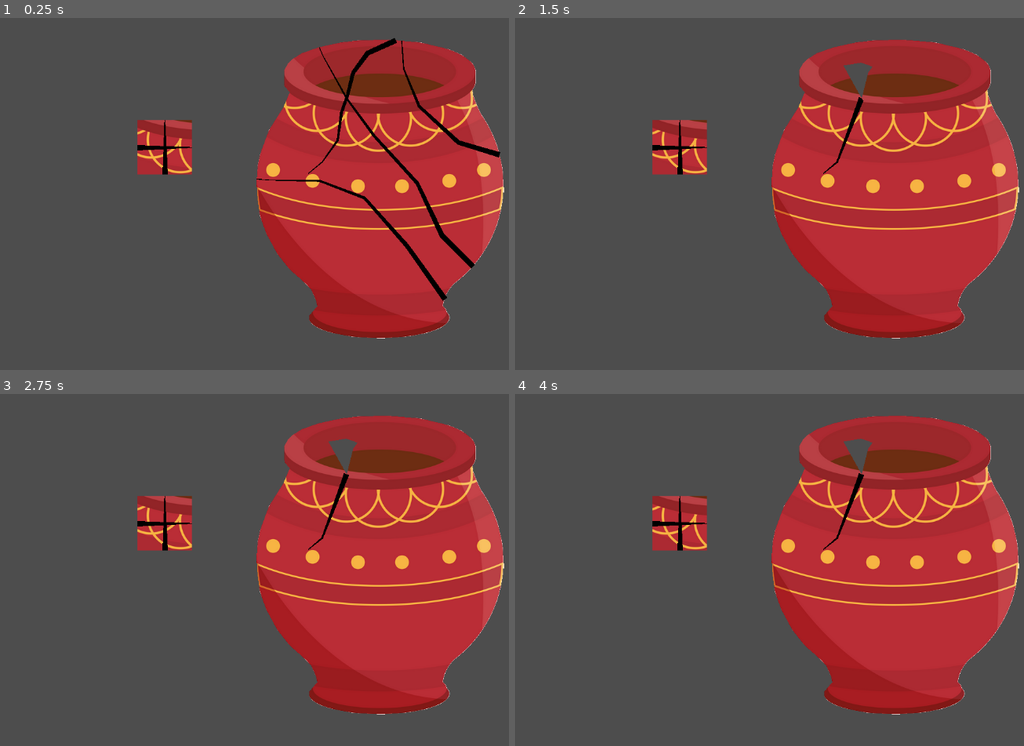
Above: before the commit, frames 1-4 (two rows, left to right).
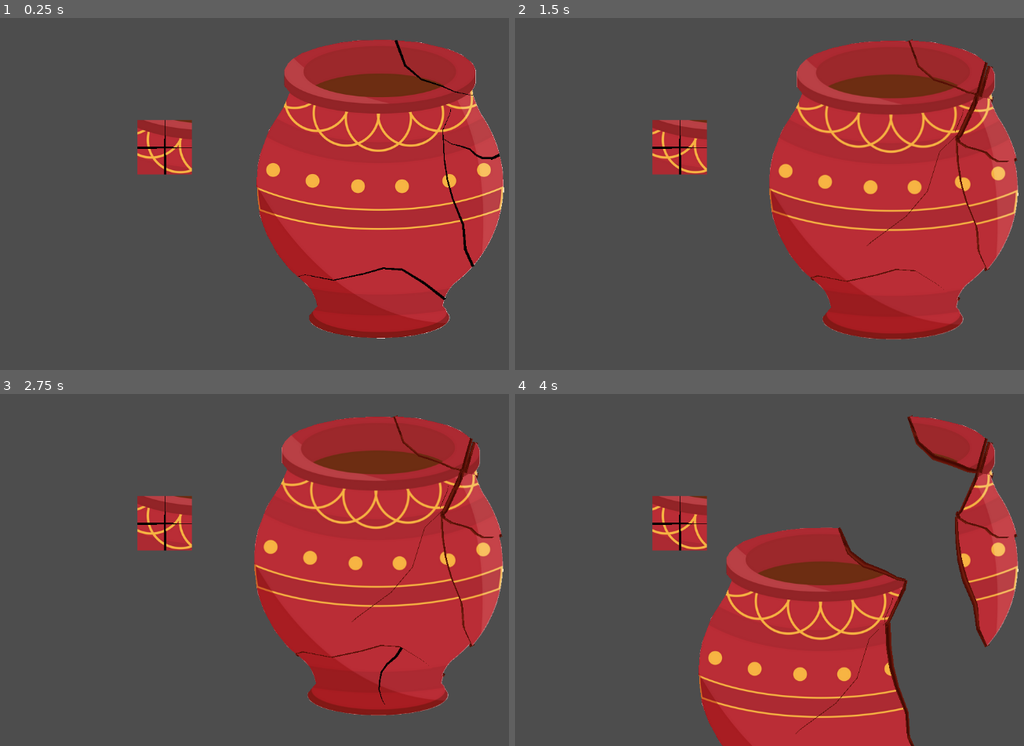
Above: after the commit, the same moments.

Repository: feyrkh/Exploratory
Game: Godot game, scene res://CleaningTable.tscn
Two runs of this game, one before a commit and one after it. Both use one fixed random seed, a clock stepped at 60 frames per second and the inputs below.
Inputs (mouse positions are in pixels of both pictures, inside the frame that each line leads up to):
- Up to frame 1 (0.25 s): no input
- Up to frame 2 (1.5 s): tap Enter at 0.5 s; move the mouse to (891, 176) at 0.52 s; hold Space (add_crack) 0.53-1.25 s; click (891, 176) at 0.67 s; tap Middle mouse button (break_item) at 0.8 s; drag from (626, 211) to (718, 264) at 1.27 s
- Up to frame 3 (2.75 s): click (203, 640) at 2 s; move the mouse to (300, 492) at 2.02 s; hold Space (add_crack) from 2.03 s (still down); click (300, 492) at 2.17 s; tap Middle mouse button (break_item) at 2.3 s
- Up to frame 4 (4 s): click (815, 492) at 2.75 s; release Space (add_crack) at 2.75 s; drag from (718, 640) to (565, 517) at 2.77 s; click (565, 517) at 3.5 s; move the mouse to (937, 622) at 3.52 s; hold Delete (delete_item) from 3.53 s (still down); click (937, 622) at 3.67 s; tap Middle mouse button (break_item) at 3.8 s

The runs differ from the first frame. In frame 1, 2.3% of the frame differs, in the area x 26-99%, y 5-81%; in frame 2, 5.1%; in frame 3, 5.1%; in frame 4, 36%, in the area x 26-100%, y 6-100%.

Commit message:
Better fracturing, edges

Diff:
--- a/ArcheologyItem.gd
+++ b/ArcheologyItem.gd
@@ -31,6 +31,7 @@
 @onready var sprite:Sprite2D = find_child("Sprite2D")
 @onready var scars:Node2D = find_child("Scars")
 @onready var polygon:Polygon2D = find_child("Polygon2D")
+@onready var shard_edges:Node2D = find_child("ShardEdges")
 
 func _ready():
 	refresh_polygon()
@@ -52,8 +53,12 @@
 	for scar in scars.get_children():
 		var new_scar = scar.clone()
 		new_scene.scars.add_child(new_scar)
+	for edge in shard_edges.get_children():
+		var new_edge = edge.clone()
+		new_scene.shard_edges.add_child(new_edge)
 	new_scene.refresh_polygon()
 	new_scene.shattering_in_progress = true
+	return new_scene
 
 func refresh_polygon():
 	center = null
@@ -77,8 +82,12 @@
 	for i in range(collision.polygon.size()):
 		var j = (i+1) % collision.polygon.size()
 		total_edge_length += collision.polygon[i].distance_to(collision.polygon[j])
+	var scar_trim_poly = Geometry2D.offset_polygon(collision.polygon, 3)
 	for scar in scars.get_children():
 		scar.refresh_scar_path(collision.polygon)
+	for edge in shard_edges.get_children():
+		if scar_trim_poly.size() > 0:
+			edge.refresh_edge_path(scar_trim_poly[0])
 	if abs(area) < 45:
 		print("Too-small shard was created, area is ", area, ", deleting")
 		queue_free()
@@ -150,6 +159,66 @@
 	scars.add_child(scar)
 
 func try_shatter():
+	# look at each scar in turn
+	var scar_count = scars.get_child_count()
+	var break_path
+	for pt_idx in range(collision.polygon.size()):
+		if break_path != null: break
+		var next_pt_idx = (pt_idx + 1) % collision.polygon.size()
+		for scar1_idx in range(scar_count):
+			if break_path != null: break
+			var scar1:ItemScar = scars.get_child(scar1_idx)
+			# check if that scar intersects the same edge on both sides, if so that's our break path
+			var scar1_intersect = scar1.get_edge_intersections(collision.polygon[pt_idx], collision.polygon[next_pt_idx])
+			if scar1_intersect == null:
+				continue
+			if scar1_intersect[-1] == "both":
+				break_path = scar1.line.points
+				break
+			# otherwise, look for any scar which intersects with this one, our break path is the first scar up to the intersection point, then follow the second scar back to its start
+			for scar2_idx in range(scar1_idx+1, scar_count):
+				var scar2 = scars.get_child(scar2_idx)
+				var scar1_intersect_scar2 = scar1.intersect_scar(scar2, false, false)
+				if scar1_intersect_scar2:
+					break_path = scar1_intersect_scar2[0]
+					break
+			if !break_path:
+				# Finally, if no other scars intersect this one, look at whether the endpoint of this scar intersects any other edges
+				for endpt_idx in range(collision.polygon.size()):
+					var next_endpt_idx = (endpt_idx + 1) % collision.polygon.size()
+					var scar1_endpt_intersect = scar1.get_edge_intersections(collision.polygon[endpt_idx], collision.polygon[next_endpt_idx])
+					if scar1_endpt_intersect != null:
+						if scar1_endpt_intersect[-1] != "start":
+							break_path = scar1.line.points
+							break
+	# see if we found any break path
+	if !break_path:
+		return
+	# expand our break path
+	# this doesn't work like I want it to, gonna write my own
+	#var break_poly := Geometry2D.offset_polyline(PackedVector2Array(break_path), 5, Geometry2D.JOIN_MITER, Geometry2D.END_JOINED)
+	var break_poly = MyGeom.inflate_polyline(break_path, 0.5)
+	# intersect our break path with our existing polygon
+	var clipped_polygons = Geometry2D.clip_polygons(collision.polygon, break_poly)
+	for poly in clipped_polygons:
+		# check that each result polygon is clockwise, reverse it if not
+		if !Geometry2D.is_polygon_clockwise(poly):
+			poly.reverse()
+	# if no polygons were found, destroy this obj - it got divided into dust
+	if clipped_polygons == null or clipped_polygons.size() == 0:
+		queue_free()
+		return
+	add_break_underlay(break_path, clipped_polygons[0])
+	# create a new item out of all but the first polygon we found
+	for i in range(1, clipped_polygons.size()):
+		var new_item = clone(clipped_polygons[i])
+		new_item.apply_central_impulse(Vector2.ONE.rotated(deg_to_rad(randf_range(0, 360))) * 260)
+	# replace our current collision polygon with the first polygon we found
+	collision.polygon = clipped_polygons[0]
+	shattering_in_progress = true
+	refresh_polygon()
+
+func try_shatter_old():
 	var pts := polygon.polygon
 	var cur_edge_start := pts[0]
 	var cur_edge_end := cur_edge_start
@@ -224,10 +293,10 @@
 						elif intersections2.size() == 3:
 							second_scar = scar2
 							scar_intersection = scar.intersect_scar(scar2, intersections[-1] == "end", intersections2[-1] == "end")
-							covered_scar1_pts = scar_intersection[1]
-							covered_scar2_pts = scar_intersection[2]
-							scar_intersection = scar_intersection[0]
 							if scar_intersection != null:
+								covered_scar1_pts = scar_intersection[1]
+								covered_scar2_pts = scar_intersection[2]
+								scar_intersection = scar_intersection[0]
 								print("Found an intersection with another scar at edge ", j, " with coords ", scar_intersection)
 								# if the scars intersect, then we have a fragment
 								fragment_edge_idx_start = i
@@ -305,7 +374,7 @@
 	var end_pos = center
 	var len = start_pos.distance_to(end_pos)
 	#scar.generate_scar(collision.polygon, start_pos, randf_range(len/2, len*2), start_angle, 0, 1.0, 1.0)
-	specific_scar(start_pos, (end_pos - start_pos).normalized() * randf_range(len/2, len*2/3), PI/6, 0.1, 0.2)
+	specific_scar(start_pos, end_pos + Vector2.ONE.rotated(deg_to_rad(randf_range(0, 360))) * randf_range(len/3, len/2), PI/6, 0.1, 0.2)
 
 func specific_scar(start_pos:Vector2, end_pos:Vector2, max_deviation:float=0, min_segment_len:float=1.0, max_segment_len:float=1.0):
 	var start_angle = start_pos.angle_to_point(end_pos)
@@ -338,3 +407,14 @@
 
 	print("Center of ", name, " with ", collision.polygon.size(), " points: ", center)
 	return center
+
+func add_break_underlay(break_path, clip_polygon, offset=0.1):
+	#for i in break_path.size():
+	#	break_path[i] = break_path[i] + (center - break_path[i]).normalized()*0.1
+	break_path = Geometry2D.clip_polyline_with_polygon(break_path, Geometry2D.offset_polygon(clip_polygon, 1))
+	for path_part in break_path:
+		var edge = load("res://ItemShardEdge.tscn").instantiate()
+		var line = load("res://ItemShardEdgeLine.tscn").instantiate()
+		line.points = path_part
+		edge.add_child(line)
+		shard_edges.add_child(edge)
--- a/ArcheologySquare.tscn
+++ b/ArcheologySquare.tscn
@@ -33,5 +33,9 @@
 [node name="Scars" type="Node2D" parent="."]
 metadata/_edit_lock_ = true
 
+[node name="ShardEdges" type="Node2D" parent="."]
+z_index = -3
+z_as_relative = false
+
 [connection signal="mouse_shape_entered" from="." to="." method="_on_mouse_shape_entered"]
 [connection signal="mouse_shape_exited" from="." to="." method="_on_mouse_shape_exited"]
--- a/ItemScar.gd
+++ b/ItemScar.gd
@@ -67,7 +67,7 @@
 		print("Full line was deleted")
 		queue_free()
 
-func get_edge_intersections(edge_start:Vector2, edge_end:Vector2, distance_tolerance=0.1):
+func get_edge_intersections(edge_start:Vector2, edge_end:Vector2, distance_tolerance=0.7):
 	var closest_intersection_of_start
 	var closest_intersection_of_end
 	var closest = Geometry2D.get_closest_point_to_segment(line.points[0], edge_start, edge_end)
@@ -106,6 +106,7 @@
 		var next_pt = scar1_pts[i]
 		var start_pt2 = scar2_pts[0]
 		for j in range(1, scar2_pts.size()):
+			# walk forward on second scar to find the segment that intersects with the current segment of scar1
 			var next_pt2 = scar2_pts[j]
 			var intersect_pt = Geometry2D.segment_intersects_segment(start_pt, next_pt, start_pt2, next_pt2)
 			if intersect_pt != null:
--- a/ItemScarLine.tscn
+++ b/ItemScarLine.tscn
@@ -6,5 +6,6 @@
 
 [node name="ItemScarLine" type="Line2D"]
 points = PackedVector2Array(-218, 84, -88, 37, -59, -17, 41, -97, 185, 12, 215, 11)
+width = 5.0
 width_curve = SubResource("Curve_q3kjk")
 default_color = Color(0, 0, 0, 1)
--- a/ItemShardEdge.gd
+++ b/ItemShardEdge.gd
@@ -1 +1,27 @@
-extends Line2D
+extends Node2D
+
+func clone():
+	var new_scene = load(scene_file_path).instantiate()
+	for child in get_children():
+		var new_line = load("res://ItemShardEdgeLine.tscn").instantiate()
+		new_line.points = PackedVector2Array(child.points)
+		new_scene.add_child(new_line)
+	return new_scene
+
+func refresh_edge_path(polygon:PackedVector2Array, offset=0.1):
+	for child in get_children():
+		var cur_line = PackedVector2Array(child.points)
+		if cur_line.size() == 0:
+			queue_free()
+			return
+		var new_lines = Geometry2D.intersect_polyline_with_polygon(cur_line, polygon)
+		if new_lines.size() > 0:
+			child.points = new_lines[0]
+			new_lines.pop_front()
+			for extra_line in new_lines:
+				if extra_line.size() < 2: continue
+				var new_line = load("res://ItemShardEdgeLine.tscn").instantiate()
+				new_line.points = PackedVector2Array(extra_line)
+				add_child(new_line)
+		else:
+			queue_free()
--- a/ItemShardEdge.tscn
+++ b/ItemShardEdge.tscn
@@ -1,12 +1,6 @@
-[gd_scene load_steps=3 format=3 uid="uid://yeusf7ot7b4a"]
+[gd_scene load_steps=2 format=3 uid="uid://8h4xde2tkngh"]
 
 [ext_resource type="Script" path="res://ItemShardEdge.gd" id="1_76tvu"]
 
-[sub_resource type="Curve" id="Curve_l5ar3"]
-_data = [Vector2(0.00990099, 0.131868), 0.0, 0.0, 0, 0, Vector2(0.490099, 1), 0.0, 0.0, 0, 0, Vector2(1, 0.098901), 0.0, 0.0, 0, 0]
-point_count = 3
-
-[node name="ItemShardEdge" type="Line2D"]
-width_curve = SubResource("Curve_l5ar3")
-default_color = Color(0.454902, 0.192157, 0.137255, 1)
+[node name="ItemShardEdge" type="Node2D"]
 script = ExtResource("1_76tvu")
--- /dev/null
+++ b/ItemShardEdgeLine.tscn
@@ -0,0 +1,16 @@
+[gd_scene load_steps=4 format=3 uid="uid://yeusf7ot7b4a"]
+
+[ext_resource type="Texture2D" uid="uid://b5ij3m7w65djn" path="res://art/broken_clay.png" id="1_a0b8r"]
+[ext_resource type="Script" path="res://ItemShardEdge.gd" id="2_5g4ha"]
+
+[sub_resource type="Curve" id="Curve_l5ar3"]
+_data = [Vector2(0, 0.488764), 0.0, 0.0, 0, 0, Vector2(0.490099, 1), 0.0, 0.0, 0, 0, Vector2(1, 0.488764), 0.0, 0.0, 0, 0]
+point_count = 3
+
+[node name="Line2D" type="Line2D"]
+width = 20.0
+width_curve = SubResource("Curve_l5ar3")
+default_color = Color(0.454902, 0.192157, 0.137255, 1)
+texture = ExtResource("1_a0b8r")
+texture_mode = 1
+script = ExtResource("2_5g4ha")
--- /dev/null
+++ b/MyGeom.gd
@@ -0,0 +1,43 @@
+extends Node
+class_name MyGeom
+
+static func inflate_polyline(pts, offset):
+	if pts.size() == 0:
+		return []
+	if pts.size() == 1:
+		return [pts[0] + Vector2(-offset, -offset), pts[0] + Vector2(+offset, -offset), pts[0] + Vector2(+offset, +offset), pts[0] + Vector2(-offset, +offset)]
+	if pts.size() == 2:
+		var line_dir = (pts[1] - pts[0]).normalized()
+		return [pts[0] + line_dir.rotated(deg_to_rad(135)), pts[0] + line_dir.rotated(deg_to_rad(225)), pts[1] + line_dir.rotated(deg_to_rad(-45)), pts[1] + line_dir.rotated(45)]
+	var line_dir = (pts[1] - pts[0]).normalized() * offset
+	# two points near start point
+	var result = [pts[0] + line_dir.rotated(deg_to_rad(135))/2, pts[0] - line_dir * 2, pts[0] + line_dir.rotated(deg_to_rad(225))/2]
+	if !Geometry2D.is_polygon_clockwise(result):
+		result.reverse()
+	#var result = [pts[0] - line_dir]
+	var top_line = []
+	var bottom_line = []
+	for i in range(1, pts.size() - 1):
+		var seg1 = Vector2(pts[i-1] - pts[i])
+		var seg2 = Vector2(pts[i+1] - pts[i])
+		var half_rads_between = seg1.angle_to(seg2) / 2
+		var half_degs_between = rad_to_deg(half_rads_between)
+		if half_rads_between < 0:
+			top_line.append(pts[i] + seg1.normalized().rotated(half_rads_between) * offset)
+			bottom_line.append(pts[i] + seg1.normalized().rotated(half_rads_between + PI) * offset)
+		else:
+			bottom_line.append(pts[i] + seg1.normalized().rotated(half_rads_between) * offset)
+			top_line.append(pts[i] + seg1.normalized().rotated(half_rads_between + PI) * offset)
+
+	# record the top row of inflated points
+	result.append_array(top_line)
+	# record the inflated points on the end
+	line_dir = (pts[-1] - pts[-2]).normalized() * offset
+	var endcap = [pts[-1] + line_dir.rotated(deg_to_rad(225))/2, pts[-1] + line_dir * 2, pts[-1] + line_dir.rotated(deg_to_rad(135))/2]
+	if !Geometry2D.is_polygon_clockwise(endcap):
+		endcap.reverse()
+	result.append_array(endcap)
+	# record the bottom row, but it's reversed
+	bottom_line.reverse()
+	result.append_array(bottom_line)
+	return result
--- a/project.godot
+++ b/project.godot
@@ -37,6 +37,11 @@
 "events": [Object(InputEventKey,"resource_local_to_scene":false,"resource_name":"","device":-1,"window_id":0,"alt_press …(182 unchanged characters)…
 ]
 }
+rotate_start={
+"deadzone": 0.5,
+"events": [Object(InputEventMouseButton,"resource_local_to_scene":false,"resource_name":"","device":-1,"window_id":0,"alt_pressed":false,"shift_pressed":false,"ctrl_pressed":false,"meta_pressed":false,"button_mask":0,"position":Vector2(0, 0),"global_position":Vector2(0, 0),"factor":1.0,"button_index":2,"canceled":false,"pressed":false,"double_click":false,"script":null)
+]
+}
 
 [rendering]
 
--- /dev/null
+++ b/testing.gd
@@ -0,0 +1,14 @@
+extends Node2D
+
+@onready var line = find_child("Line2D")
+@onready var polygon = find_child("Polygon2D")
+
+# Called when the node enters the scene tree for the first time.
+func _ready():
+	var inflated = MyGeom.inflate_polyline(line.points, 10)
+	polygon.polygon = inflated
+
+
+# Called every frame. 'delta' is the elapsed time since the previous frame.
+func _process(delta):
+	pass
--- /dev/null
+++ b/testing.tscn
@@ -0,0 +1,14 @@
+[gd_scene load_steps=2 format=3 uid="uid://b3htofh7o2vqk"]
+
+[ext_resource type="Script" path="res://testing.gd" id="1_2cf5q"]
+
+[node name="Node2D" type="Node2D"]
+position = Vector2(300, 300)
+script = ExtResource("1_2cf5q")
+
+[node name="Polygon2D" type="Polygon2D" parent="."]
+color = Color(1, 0, 0.0392157, 1)
+
+[node name="Line2D" type="Line2D" parent="."]
+points = PackedVector2Array(0, 0, 4, 85, 46, -108, 45, -54, 110, -55, 97, 6, 123, -35, 142, -11, 95, 114, 179, 14, 249, 57)
+width = 1.0
Binary file added: art/broken_clay.png
Not shown, added: art/broken_clay.png.import
Not shown, changed: .gitignore
